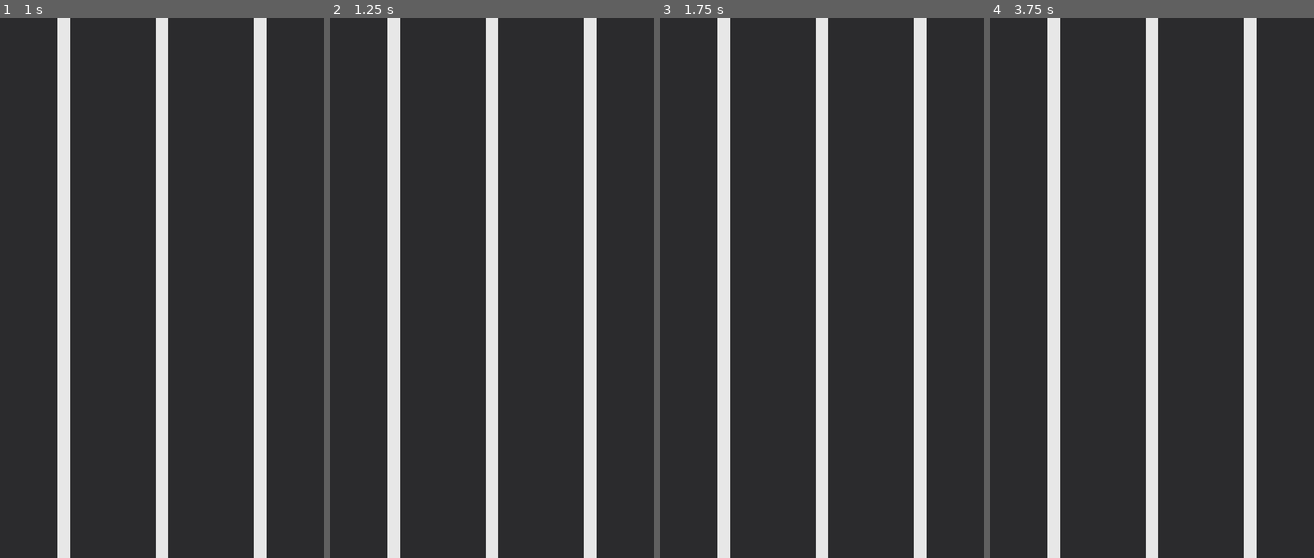
Above: before the commit, frames 1-4 (left to right).
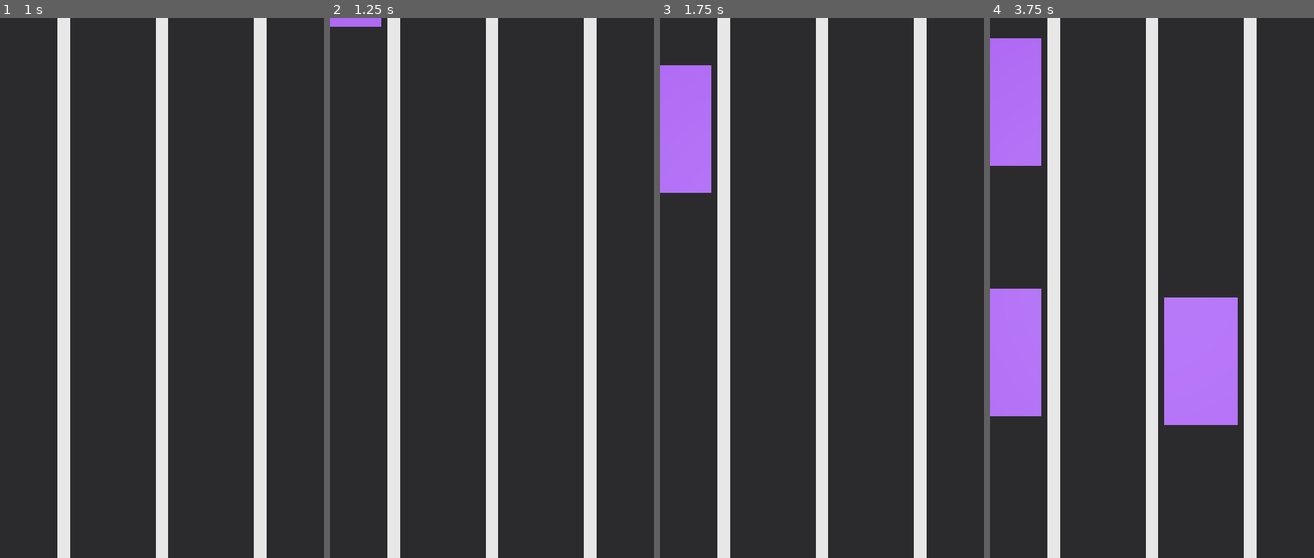
Above: after the commit, the same moments.

Repository: mibazarow/car-game
Game: Godot game, scene res://scenes/Main.tscn
The game is run twice, just before and just after one commit, with the same random seed, the same clock (stepped at 60 frames per second) and the same inputs.
Inputs:
- Up to frame 1 (1 s): tap Enter at 0.5 s; hold Right (move_right) from 0.53 s (still down)
- Up to frame 2 (1.25 s): keep holding Right (move_right)
- Up to frame 3 (1.75 s): tap Space at 1.25 s; release Right (move_right) at 1.28 s; hold Left (move_left) from 1.28 s (still down)
- Up to frame 4 (3.75 s): release Left (move_left) at 2.03 s; hold Right (move_right) 2.03-3.53 s; hold Left (move_left) from 3.53 s (still down)

Frame 1 is identical in both runs. In frame 2, 0.3% of the frame differs, in the area x 0-16%, y 0-2%; in frame 3, 3.7%; in frame 4, 13%, in the area x 0-77%, y 3-76%.

Commit message:
Visual placeholders: yellow player, purple traffic spawner, blue fleeing target

Diff:
--- /dev/null
+++ b/scenes/FleeingCar.tscn
@@ -0,0 +1,24 @@
+[gd_scene load_steps=5 format=3 uid="uid://c7f3m2n9p4q6r1t8"]
+
+[ext_resource type="Script" path="res://scripts/fleeing/fleeing_car.gd" id="1_fleeing"]
+
+[sub_resource type="BoxMesh" id="BoxMesh_body"]
+size = Vector3(1.5, 0.9, 2.6)
+
+[sub_resource type="StandardMaterial3D" id="Mat_blue"]
+albedo_color = Color(0.15, 0.4, 0.95, 1)
+metalness = 0.0
+roughness = 0.4
+
+[sub_resource type="BoxShape3D" id="Shape_body"]
+size = Vector3(1.5, 0.9, 2.6)
+
+[node name="FleeingCar" type="Node3D"]
+script = ExtResource("1_fleeing")
+
+[node name="Mesh" type="MeshInstance3D" parent="."]
+mesh = SubResource("BoxMesh_body")
+surface_material_override/0 = SubResource("Mat_blue")
+
+[node name="CollisionShape3D" type="CollisionShape3D" parent="."]
+shape = SubResource("Shape_body")
--- a/scenes/Main.tscn
+++ b/scenes/Main.tscn
@@ -1,7 +1,9 @@
-[gd_scene load_steps=5 format=3 uid="uid://c1m4n7p2q9r3s5"]
+[gd_scene load_steps=7 format=3 uid="uid://c1m4n7p2q9r3s5"]
 
 [ext_resource type="PackedScene" path="res://scenes/RoadGenerator.tscn" id="1_roadgen"]
 [ext_resource type="PackedScene" path="res://scenes/PlayerCar.tscn" id="2_player"]
+[ext_resource type="PackedScene" path="res://scenes/TrafficSpawner.tscn" id="3_spawner"]
+[ext_resource type="PackedScene" path="res://scenes/FleeingCar.tscn" id="4_fleeing"]
 
 [node name="Main" type="Node3D"]
 
@@ -22,3 +24,7 @@
 [node name="RoadGenerator" parent="." instance=ExtResource("1_roadgen")]
 
 [node name="PlayerCar" parent="." instance=ExtResource("2_player")]
+
+[node name="TrafficSpawner" parent="." instance=ExtResource("3_spawner")]
+
+[node name="FleeingCar" parent="." instance=ExtResource("4_fleeing")]
--- a/scenes/PlayerCar.tscn
+++ b/scenes/PlayerCar.tscn
@@ -6,9 +6,9 @@
 size = Vector3(1.7, 0.9, 2.8)
 
 [sub_resource type="StandardMaterial3D" id="Mat_police"]
-albedo_color = Color(0.08, 0.1, 0.14, 1)
-metalness = 0.3
-roughness = 0.5
+albedo_color = Color(1.0, 0.85, 0.1, 1)
+metalness = 0.0
+roughness = 0.4
 
 [sub_resource type="BoxShape3D" id="Shape_body"]
 size = Vector3(1.7, 0.9, 2.8)
--- /dev/null
+++ b/scenes/TrafficCar.tscn
@@ -0,0 +1,24 @@
+[gd_scene load_steps=4 format=3 uid="uid://d7t3v9k2m6p4w1"]
+
+[ext_resource type="Script" path="res://scripts/traffic/traffic_car.gd" id="1_traffic"]
+
+[sub_resource type="BoxMesh" id="BoxMesh_car"]
+size = Vector3(1.5, 0.9, 2.6)
+
+[sub_resource type="StandardMaterial3D" id="Mat_purple"]
+albedo_color = Color(0.6, 0.2, 0.9, 1)
+metalness = 0.0
+roughness = 0.5
+
+[sub_resource type="BoxShape3D" id="Shape_car"]
+size = Vector3(1.5, 0.9, 2.6)
+
+[node name="TrafficCar" type="Node3D"]
+script = ExtResource("1_traffic")
+
+[node name="Mesh" type="MeshInstance3D" parent="."]
+mesh = SubResource("BoxMesh_car")
+surface_material_override/0 = SubResource("Mat_purple")
+
+[node name="CollisionShape3D" type="CollisionShape3D" parent="."]
+shape = SubResource("Shape_car")
--- /dev/null
+++ b/scenes/TrafficSpawner.tscn
@@ -0,0 +1,6 @@
+[gd_scene load_steps=2 format=3 uid="uid://e8w4x1n5q7r2b9"]
+
+[ext_resource type="Script" path="res://scripts/traffic/traffic_spawner.gd" id="1_spawner"]
+
+[node name="TrafficSpawner" type="Node3D"]
+script = ExtResource("1_spawner")
--- /dev/null
+++ b/scripts/fleeing/fleeing_car.gd
@@ -0,0 +1,43 @@
+extends Node3D
+## Autonomous fleeing target car (visual placeholder).
+## Top-down view: +Y is up, world "forward" (travel direction) is -Z.
+## The car stays pinned near the top of the screen and wanders between lanes.
+
+# Lane center X positions (lanes 0..3, left -> right).
+const LANE_X: Array[float] = [-3.0, -1.0, 1.0, 3.0]
+# Fixed position near the top of the screen (negative Z).
+const Z_POS: float = -10.0
+
+# Frame-rate-independent lateral smoothing.
+const MOVE_SMOOTH: float = 6.0
+
+# How long to wait before re-rolling a lane change.
+const CHANGE_INTERVAL_MIN: float = 1.5
+const CHANGE_INTERVAL_MAX: float = 3.5
+
+var current_lane: int = 1
+var _change_timer: float = 0.0
+var _change_interval: float = 2.5
+
+func _ready() -> void:
+	position.x = LANE_X[current_lane]
+	position.z = Z_POS
+
+func _process(delta: float) -> void:
+	# Keep the car pinned at the top of the screen; the world scrolls instead.
+	position.z = Z_POS
+
+	# Countdown to the next autonomous lane change.
+	_change_timer -= delta
+	if _change_timer <= 0.0:
+		# Pick a new lane different from the current one.
+		var new_lane: int = randi_range(0, 3)
+		while new_lane == current_lane:
+			new_lane = randi_range(0, 3)
+		current_lane = new_lane
+		_change_interval = randf_range(CHANGE_INTERVAL_MIN, CHANGE_INTERVAL_MAX)
+		_change_timer = _change_interval
+
+	# Smooth approach to the target lane (frame-rate independent).
+	var target_x: float = LANE_X[current_lane]
+	position.x = lerp(position.x, target_x, 1.0 - exp(-MOVE_SMOOTH * delta))
--- /dev/null
+++ b/scripts/traffic/traffic_car.gd
@@ -0,0 +1,51 @@
+extends Node3D
+class_name TrafficCar
+## Placeholder traffic car (enemy). A purple box that scrolls toward the
+## player along the endless 4-lane road. No collisions / game-over yet.
+## Top-down view: +Y is up, world "forward" (travel) is -Z, road scrolls +Z.
+
+# Lane center X positions (lanes 0..3, left -> right).
+const LANE_X: Array[float] = [-3.0, -1.0, 1.0, 3.0]
+
+# Where a freshly spawned car enters (top of screen, negative Z).
+const SPAWN_Z: float = -12.0
+# Past this Z the car has passed the player and is recycled.
+const RECYCLE_Z: float = 14.0
+
+## This car's own forward driving speed (units/s), its own `w`.
+var forward_speed: float = 0.0
+## World-space Z velocity: GameState.speed - forward_speed (always > 0 here).
+var speed_z: float = 0.0
+## Which lane this car occupies.
+var lane: int = 0
+## Whether the car is currently in use (spawned / active).
+var active: bool = false
+
+## Activate this car on a given lane with a given forward speed.
+func activate(new_lane: int, new_forward_speed: float) -> void:
+	lane = clamp(new_lane, 0, 3)
+	forward_speed = new_forward_speed
+	speed_z = GameState.speed - forward_speed
+	position.x = LANE_X[lane]
+	position.z = SPAWN_Z
+	active = true
+	set_process(true)
+	show()
+
+## Return this car to the pool: stop processing and hide it.
+func deactivate() -> void:
+	active = false
+	set_process(false)
+	hide()
+
+signal recycled(car: TrafficCar)
+
+## Whether this car is currently active.
+func is_active() -> bool:
+	return active
+
+func _process(delta: float) -> void:
+	position.z += speed_z * delta
+	if position.z > RECYCLE_Z:
+		deactivate()
+		recycled.emit(self)
--- /dev/null
+++ b/scripts/traffic/traffic_spawner.gd
@@ -0,0 +1,61 @@
+extends Node3D
+## Spawns and pools placeholder traffic cars on the endless road.
+## Top-down view: cars spawn at the top (negative Z) and scroll toward the
+## player (+Z), then recycle.
+
+@onready var _scene := preload("res://scenes/TrafficCar.tscn")
+
+## Maximum number of traffic cars kept alive at once.
+const MAX_TRAFFIC := 12
+## Time between spawns.
+const SPAWN_INTERVAL: float = 0.75
+## Lane range (0..3).
+const LANE_MIN := 0
+const LANE_MAX := 3
+## Per-car forward speed range (units/s).
+const FORWARD_SPEED_MIN: float = 3.0
+const FORWARD_SPEED_MAX: float = 7.0
+
+var _timer: Timer
+## Pool of traffic instances (active or idle).
+var _pool: Array = []
+## Number of currently active cars.
+var _active_count: int = 0
+
+func _ready() -> void:
+	_timer = Timer.new()
+	_timer.wait_time = SPAWN_INTERVAL
+	_timer.autostart = true
+	add_child(_timer)
+	_timer.timeout.connect(_on_timeout)
+
+## Spawn one traffic car from the pool (or create a new instance).
+func _spawn() -> void:
+	if _active_count >= MAX_TRAFFIC:
+		return
+
+	var car: Node3D = _get_free_car()
+	if car == null:
+		car = _scene.instantiate()
+		_pool.append(car)
+		add_child(car)
+
+	var traffic_car := car as TrafficCar
+	traffic_car.recycled.connect(_on_car_recycled)
+	traffic_car.activate(randi_range(LANE_MIN, LANE_MAX), randf_range(FORWARD_SPEED_MIN, FORWARD_SPEED_MAX))
+	_active_count += 1
+
+## Grab an inactive car from the pool, or return null if none is free.
+func _get_free_car() -> Node3D:
+	for candidate in _pool:
+		var c := candidate as TrafficCar
+		if c != null and !c.is_active():
+			return candidate
+	return null
+
+func _on_timeout() -> void:
+	_spawn()
+
+## Called by TrafficCar when it recedes past the player.
+func _on_car_recycled() -> void:
+	_active_count = max(0, _active_count - 1)
Not shown, added: scripts/fleeing/fleeing_car.gd.uid
Not shown, added: scripts/traffic/traffic_car.gd.uid
Not shown, added: scripts/traffic/traffic_spawner.gd.uid
Not shown, changed: process.md
